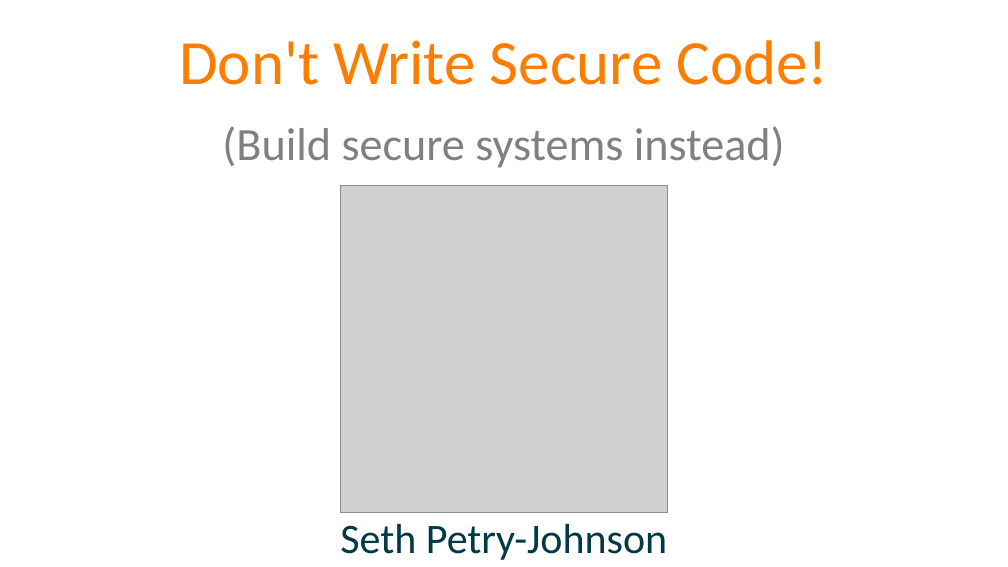
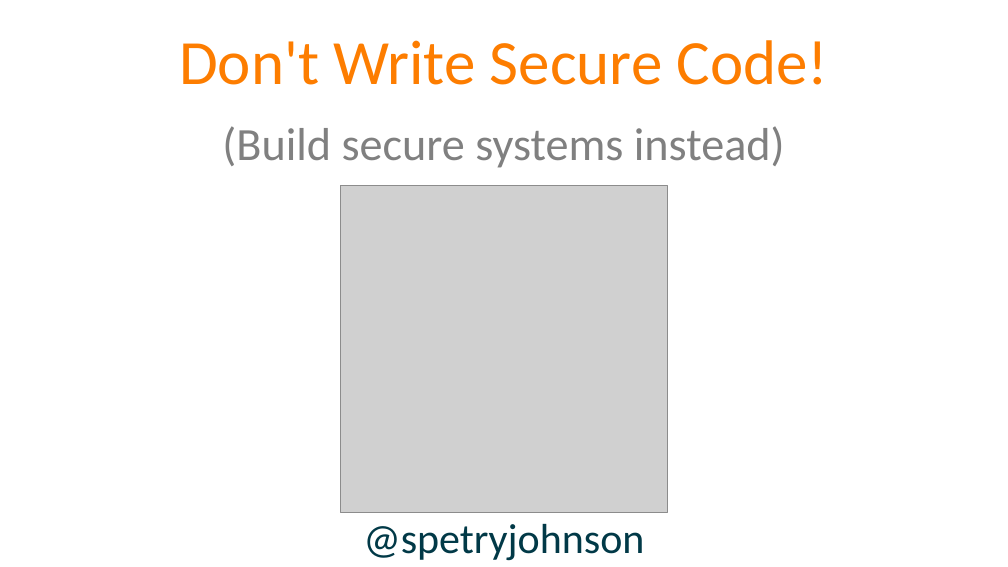
Before and after one commit to spetryjohnson/Talk---Dont-Write-Secure-Code-Design-Secure-Systems, a slide deck: slide 1 of Secure Systems - CodeMash 2017.pptx. Drawn at 1008x567 pixels with LibreOffice and Linux fonts; fonts in the diff are those of the drawing; grey boxes stand for pictures. Boxes give left, top, right and bottom in pixels: in the first picture for what was removed or moved away, otherwise in the second. Text is boxed around its words. In the diff, an @@ line names an element or a change of style, - is before the commit and + after.

```diff
--- a/Secure Systems - CodeMash 2017.pptx
+++ b/Secure Systems - CodeMash 2017.pptx
@@ text at (x1=363, y1=524, x2=644, y2=561): text changed @@
-Seth Petry-Johnson
+@spetryjohnson
```
Also in this commit, not shown: 5 slides added, 4 other files.
